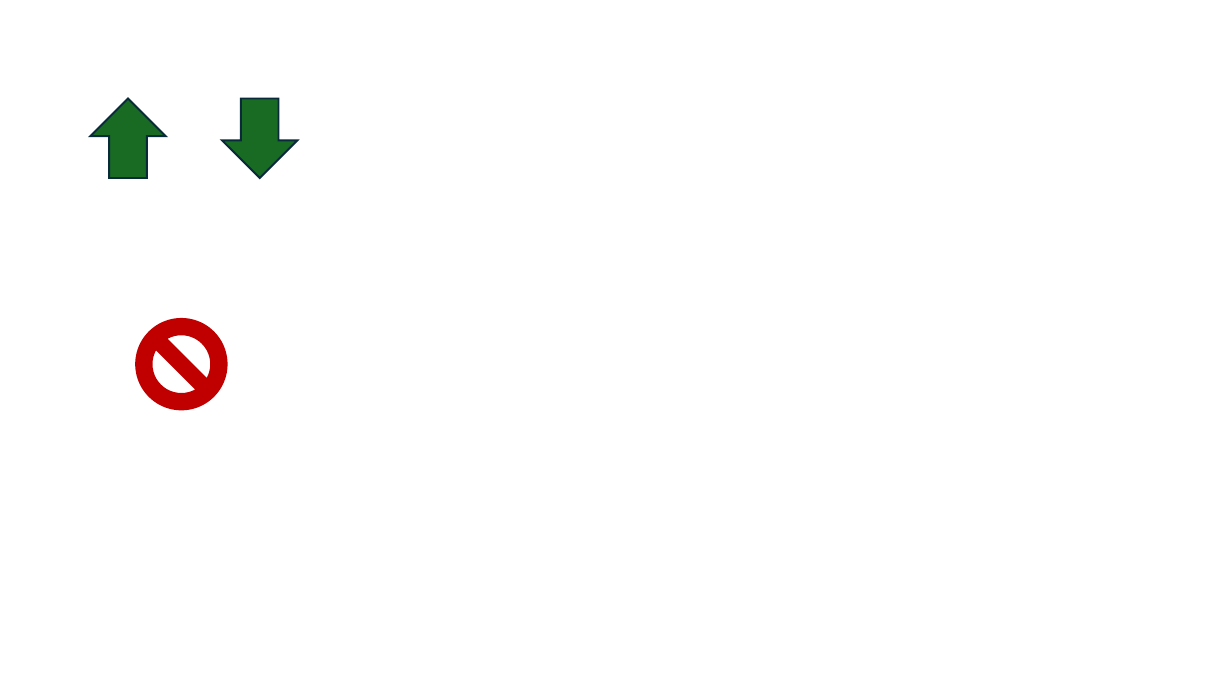
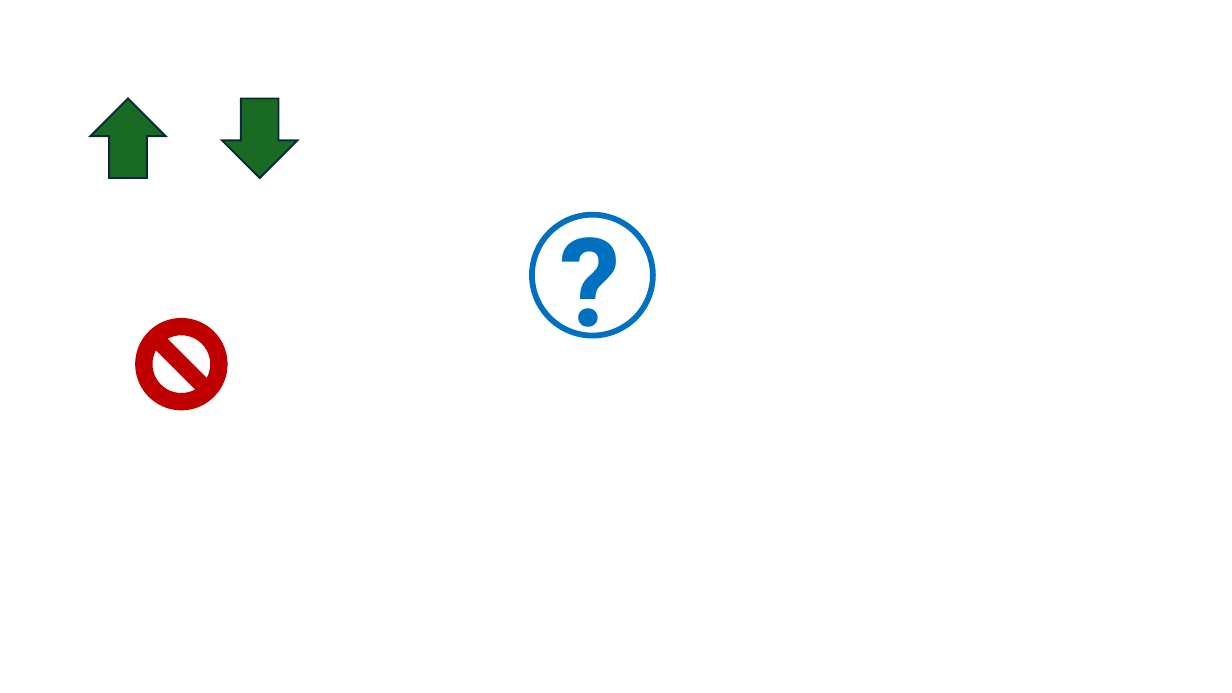
Before and after one commit to arpadkov/EnviroControl, a slide deck: slide 1 of EnviroControl/Resources/icons/designer.pptx. Drawn at 1232x693 pixels with LibreOffice and Linux fonts; fonts in the diff are those of the drawing. Boxes give left, top, right and bottom in pixels: in the first picture for what was removed or moved away, otherwise in the second. Text is boxed around its words. In the diff, an @@ line names an element or a change of style, - is before the commit and + after.

```diff
--- a/EnviroControl/Resources/icons/designer.pptx
+++ b/EnviroControl/Resources/icons/designer.pptx
@@ text added at [551, 199, 634, 358], 96 pt, text #0070C0, bold @@
+?
@@ ellipse added at [532, 214, 653, 335], outline #0070C0 4.5 pt @@
```
Also in this commit, not shown: 2 slides added, 2 other files.
